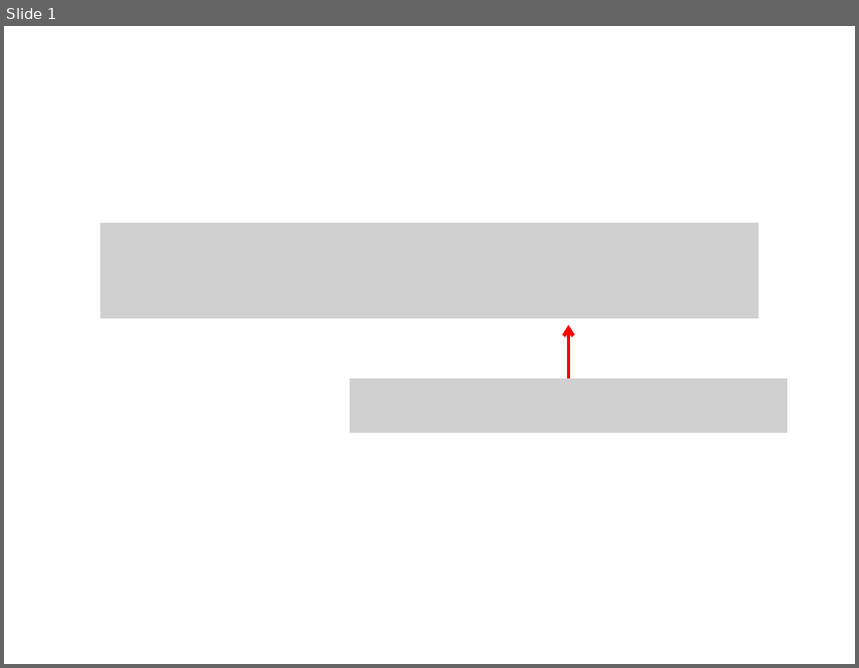
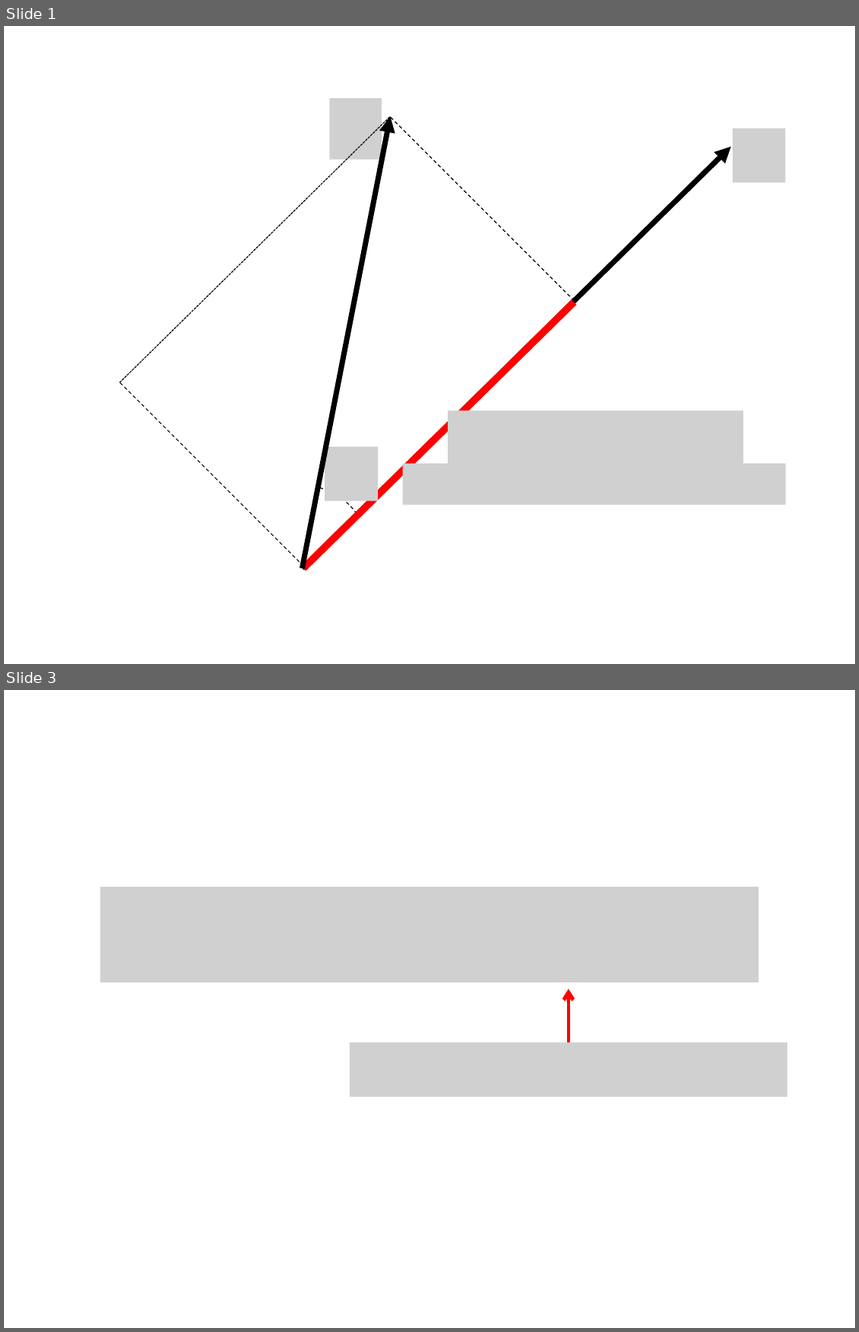
Before and after one commit to answeredbyablemind/answeredbyablemind.github.io, a slide deck: pics/2020-11-23-gram_schmidt/pics.pptx. Shown one above the other, each under a label of ours: slide 1 before the commit, slides 1 and 3 after it; the slides between them are not shown. The pictures are 859x668 and 859x1332 pixels, drawn with LibreOffice and Linux fonts; fonts in the diff are those of the drawing; grey boxes stand for pictures. Boxes give left, top, right and bottom in pixels: in the first picture for what was removed or moved away, otherwise in the second. Text is boxed around its words. In the diff, an @@ line names an element or a change of style, - is before the commit and + after.

```diff
--- a/pics/2020-11-23-gram_schmidt/pics.pptx
+++ b/pics/2020-11-23-gram_schmidt/pics.pptx
@@ slide 1 added at (x1=4, y1=26, x2=855, y2=664), background #FFFFFF @@
@@ line added from (120, 382) to (390, 116), #000000 0.75 pt dashed @@
@@ arrow added from (302, 569) to (390, 116), #000000 4.5 pt @@
@@ picture added at (x1=330, y1=98, x2=382, y2=160) @@
@@ line added from (390, 117) to (572, 298), #000000 0.75 pt dashed @@
@@ picture added at (x1=733, y1=128, x2=785, y2=183) @@
@@ arrow added from (302, 569) to (731, 147), #000000 4.5 pt @@
@@ line added from (303, 569) to (574, 303), #FF0000 6 pt @@
@@ line added from (120, 382) to (306, 569), #000000 0.75 pt dashed @@
@@ picture added at (x1=449, y1=411, x2=743, y2=468) @@
@@ picture added at (x1=325, y1=446, x2=379, y2=501) @@
@@ picture added at (x1=403, y1=464, x2=786, y2=506) @@
@@ arc (boxed as its full ellipse) added at (x1=236, y1=486, x2=368, y2=619), outline #000000 0.75 pt dashed @@
@@ what was slide 1 is now slide 3 @@
```
Also in this commit, not shown: 1 other slide added, 1 other file.
